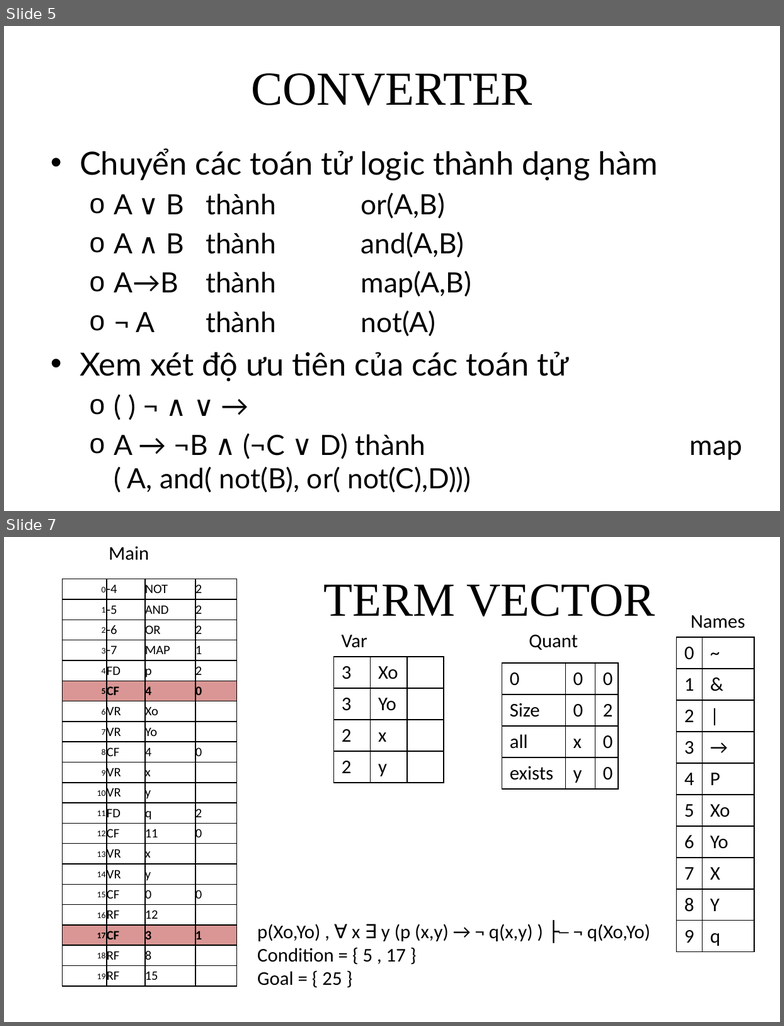
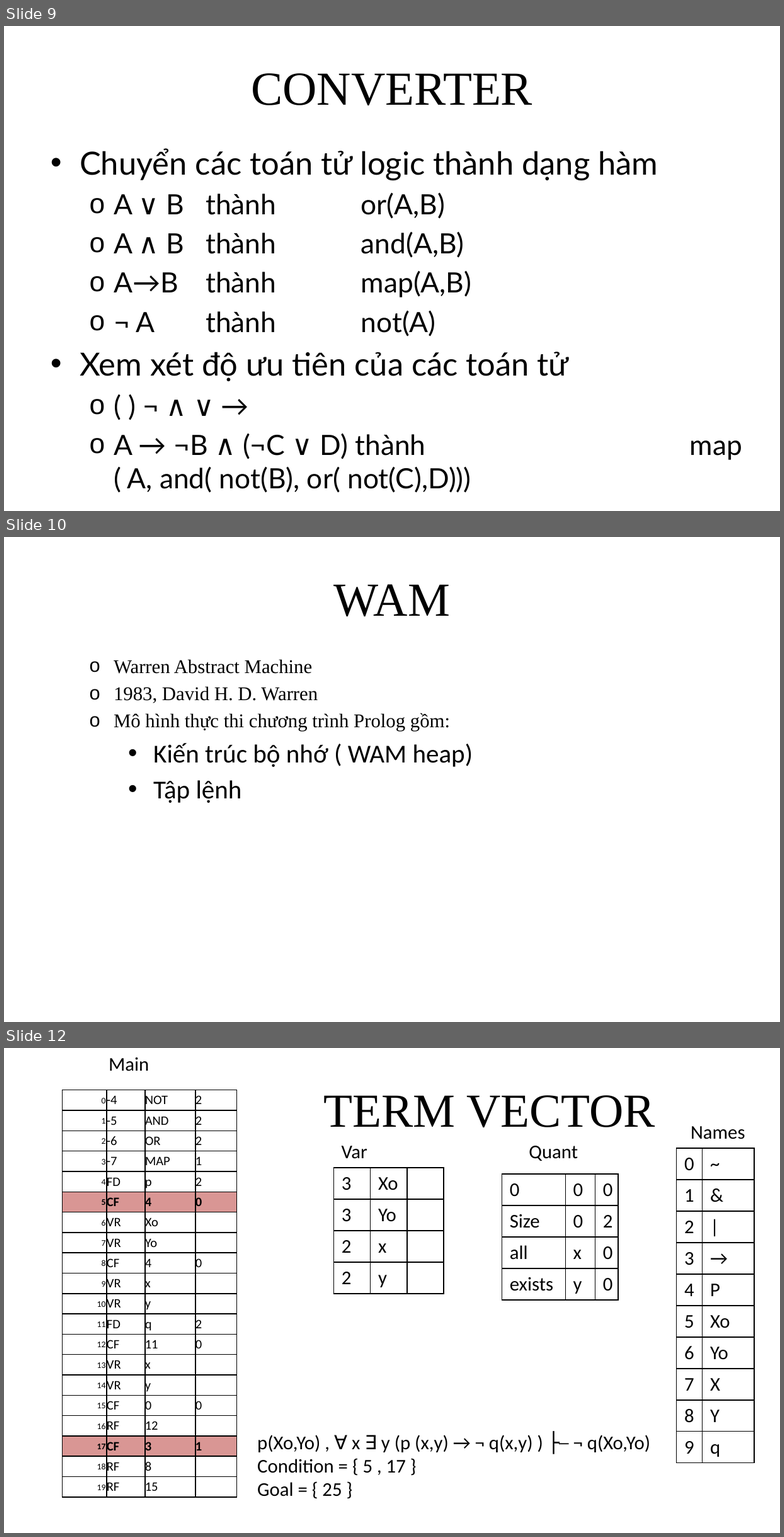
Before and after one commit to giang-rocker/logic, a slide deck: Report/SUY LUẬN TỰ NHIÊN.pptx. Shown one above the other, each under a label of ours: slides 5 and 7 before the commit, slides 9, 10 and 12 after it; the slides between them are not shown. The pictures are 784x1026 and 784x1537 pixels, drawn with LibreOffice and Linux fonts; fonts in the diff are those of the drawing. Boxes give left, top, right and bottom in pixels: in the first picture for what was removed or moved away, otherwise in the second. Text is boxed around its words. In the diff, an @@ line names an element or a change of style, - is before the commit and + after.

```diff
--- a/Report/SUY LUẬN TỰ NHIÊN.pptx
+++ b/Report/SUY LUẬN TỰ NHIÊN.pptx
@@ slide 10 added at box(4, 537, 780, 1022), background #FFFFFF @@
@@ title added at box(334, 584, 450, 616), 44 pt, text #000000 @@
+WAM
@@ text added at box(114, 659, 473, 803), 18 pt, text #000000 @@
+  o Warren Abstract Machine
+  o 1983, David H. D. Warren
+  o Mô hình thực thi chương trình Prolog gồm:
+    • Kiến trúc bộ nhớ ( WAM heap)
+    • Tập lệnh
@@ what was slide 5 is now slide 9 @@
@@ what was slide 7 is now slide 12 @@
```
Also in this commit, not shown: 3 slides changed, 5 other slides added, 1 slide removed.
